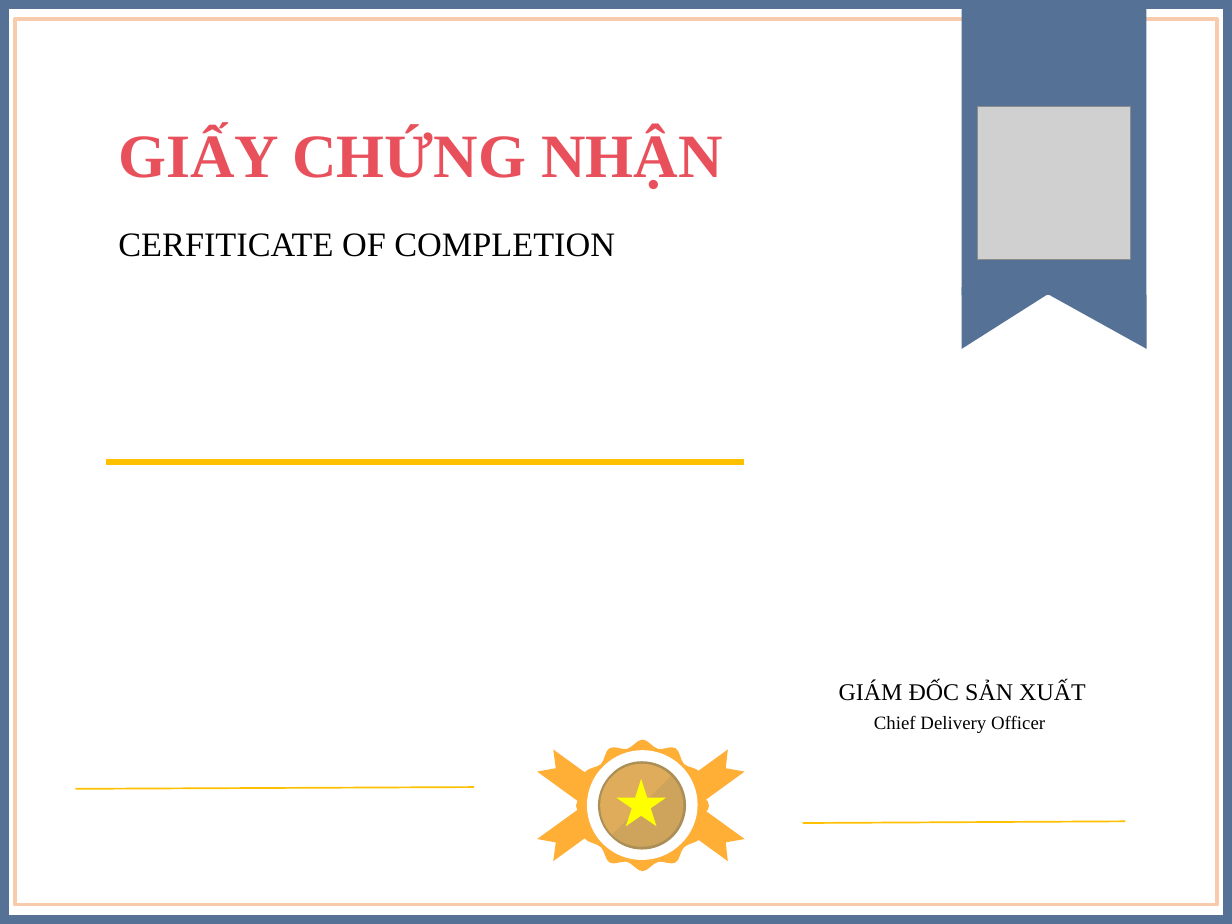
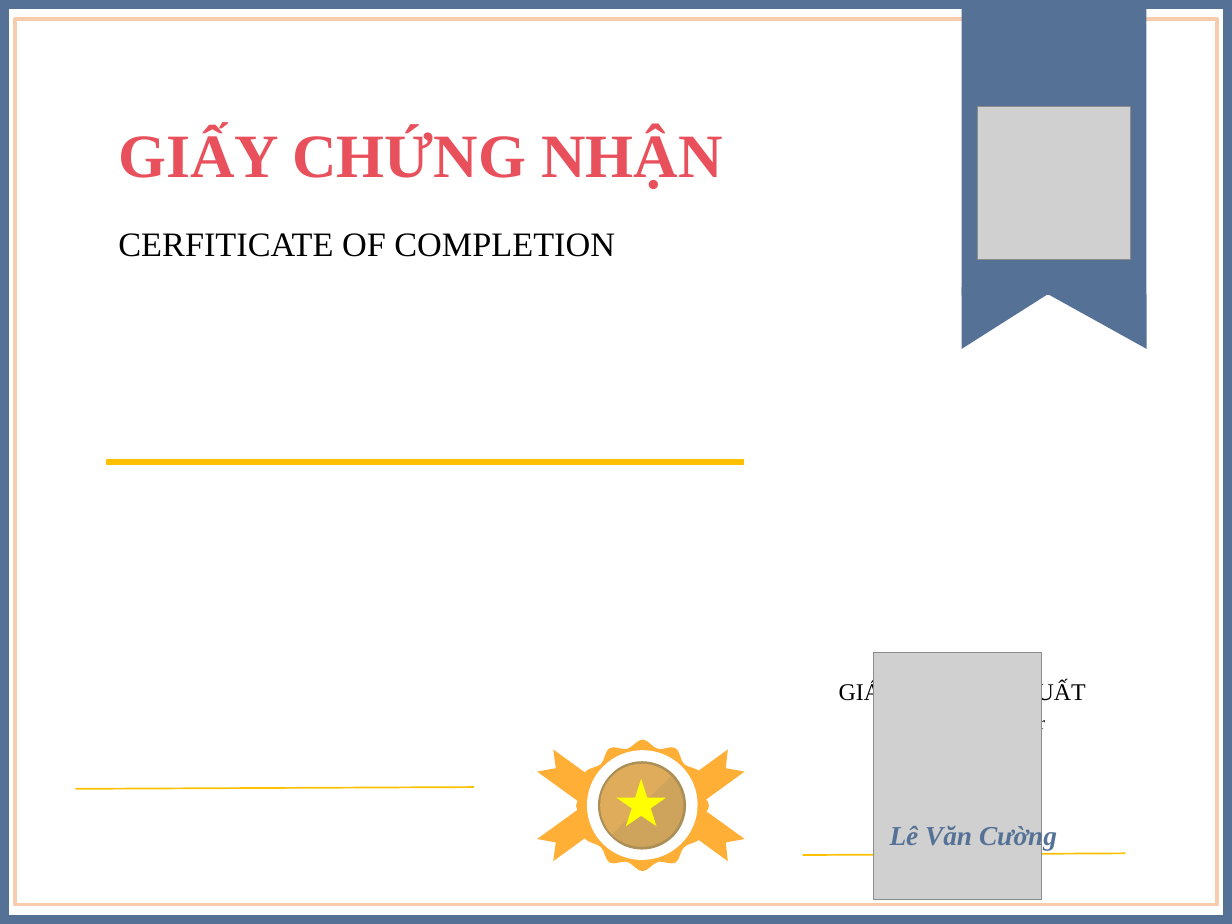
Before and after one commit to leecuongv/BE_Online_Examination_System, a slide deck: slide 1 of ceft/New Microsoft PowerPoint Presentation (1).pptx (slide 2 before the commit). Drawn at 1232x924 pixels with LibreOffice and Linux fonts; fonts in the diff are those of the drawing; grey boxes stand for pictures; background and template pictures are left out. Boxes give left, top, right and bottom in pixels: in the first picture for what was removed or moved away, otherwise in the second. Text is boxed around its words. In the diff, an @@ line names an element or a change of style, - is before the commit and + after.

```diff
--- a/ceft/New Microsoft PowerPoint Presentation (1).pptx
+++ b/ceft/New Microsoft PowerPoint Presentation (1).pptx
@@ picture added at <box>873,652,1041,899</box> @@
@@ text added at <box>890,824,1057,850</box>, 16 pt, text #557296, bold, italic @@
+Lê Văn Cường
@@ line moved from (802, 823) - (1125, 822) to (802, 855) - (1125, 854) @@
```
Also in this commit, not shown: 1 slide removed, 6 other files.
